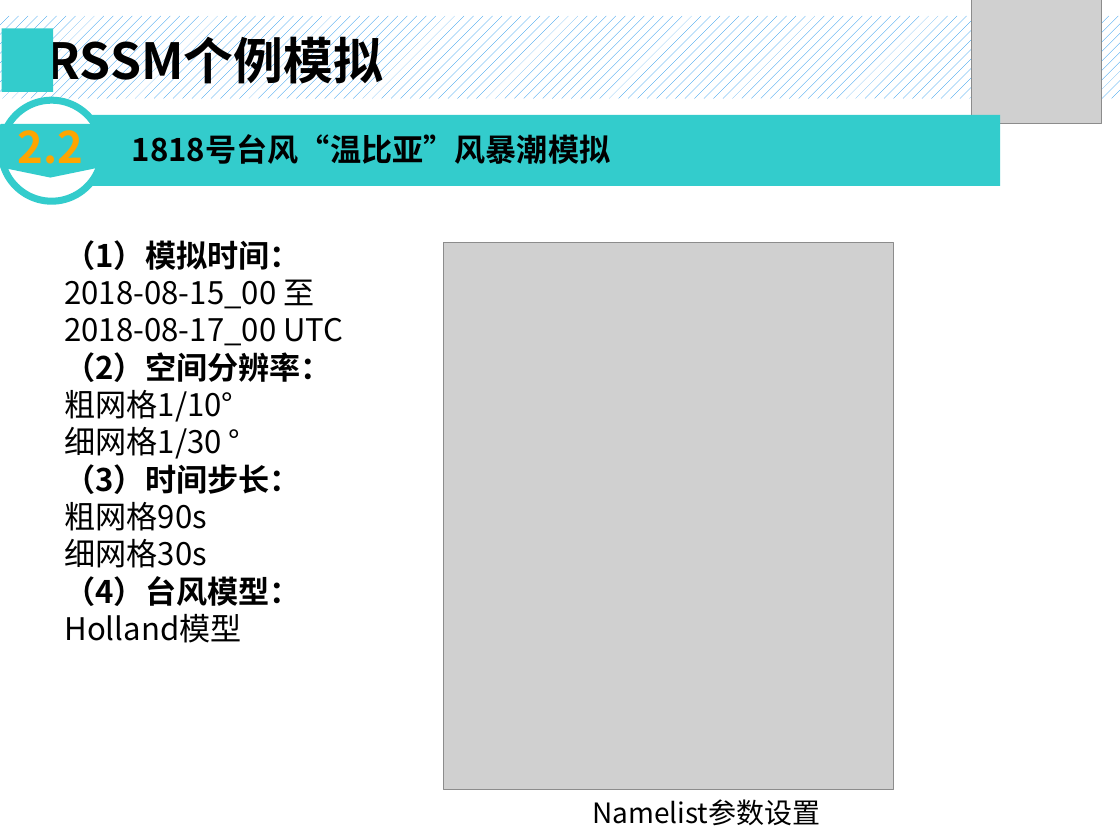
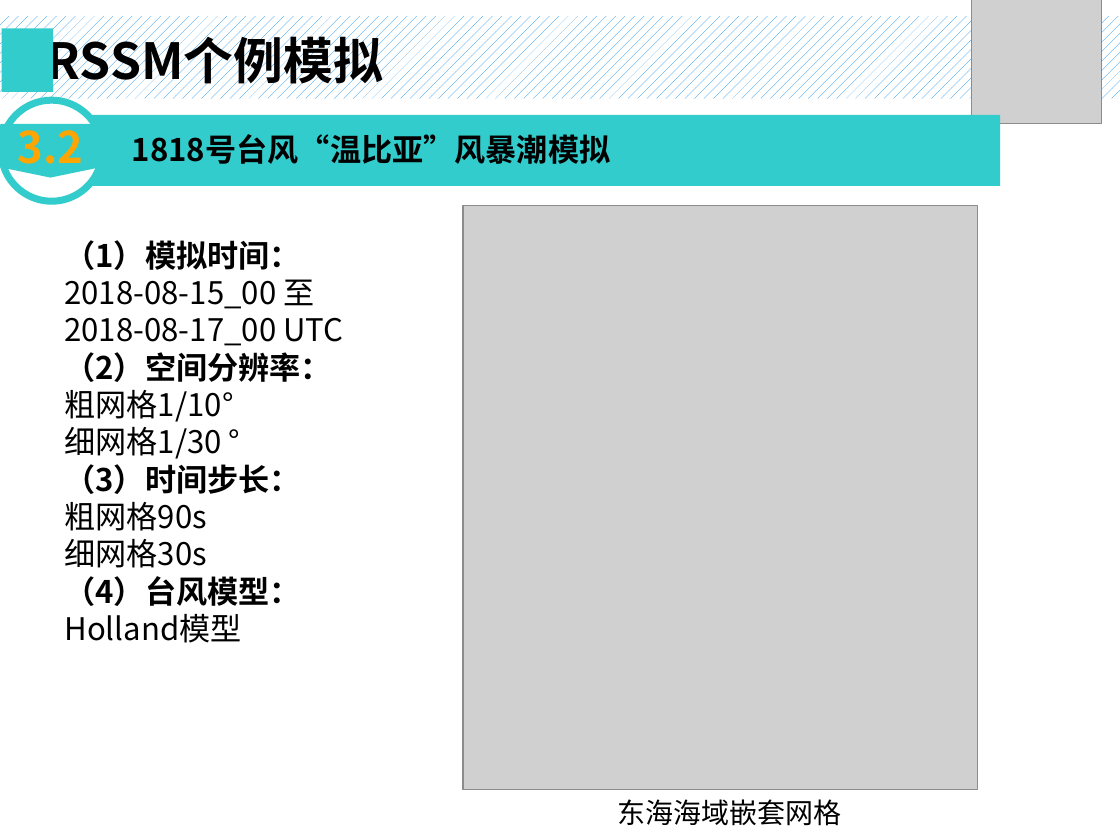
Before and after one commit to islandowner95/RSSM, a slide deck: slide 20 of doc/RSSM_V1.0_Introduction.pptx (slide 13 before the commit). Drawn at 1120x840 pixels with LibreOffice and Linux fonts; fonts in the diff are those of the drawing; grey boxes stand for pictures. Boxes give left, top, right and bottom in pixels: in the first picture for what was removed or moved away, otherwise in the second. Text is boxed around its words. In the diff, an @@ line names an element or a change of style, - is before the commit and + after.

```diff
--- a/doc/RSSM_V1.0_Introduction.pptx
+++ b/doc/RSSM_V1.0_Introduction.pptx
@@ text in flow chart offpage connector at [18,118,83,173]: text changed @@
-2.2
+3.2
@@ picture: place and size @@
-picture at [444,243,894,790]
+picture at [463,205,978,790]
@@ text removed at [592,799,820,826] @@
-Namelist参数设置
@@ text added at [617,799,841,826], 18 pt, text #000000 @@
+东海海域嵌套网格
```
Also in this commit, not shown: 12 other slides changed, 8 slides added.
